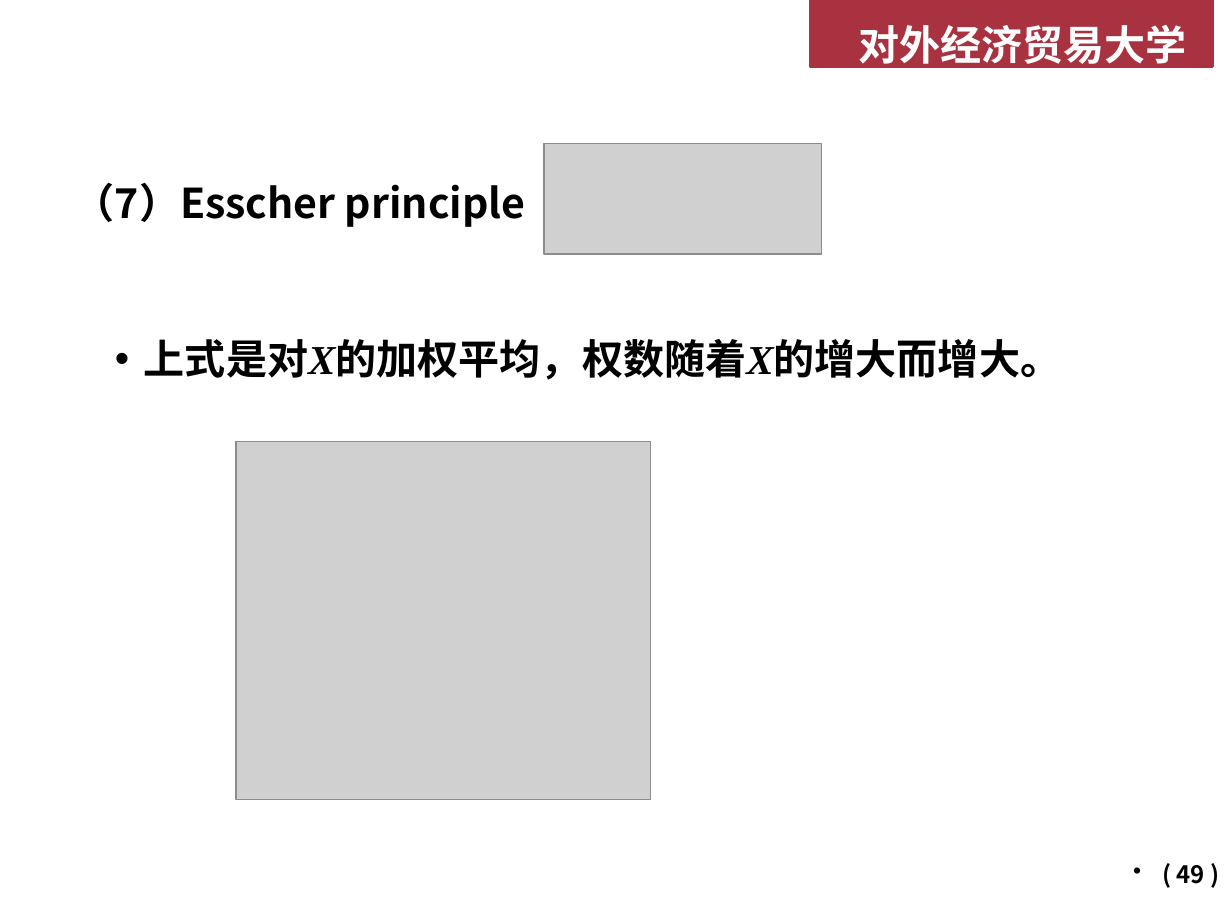
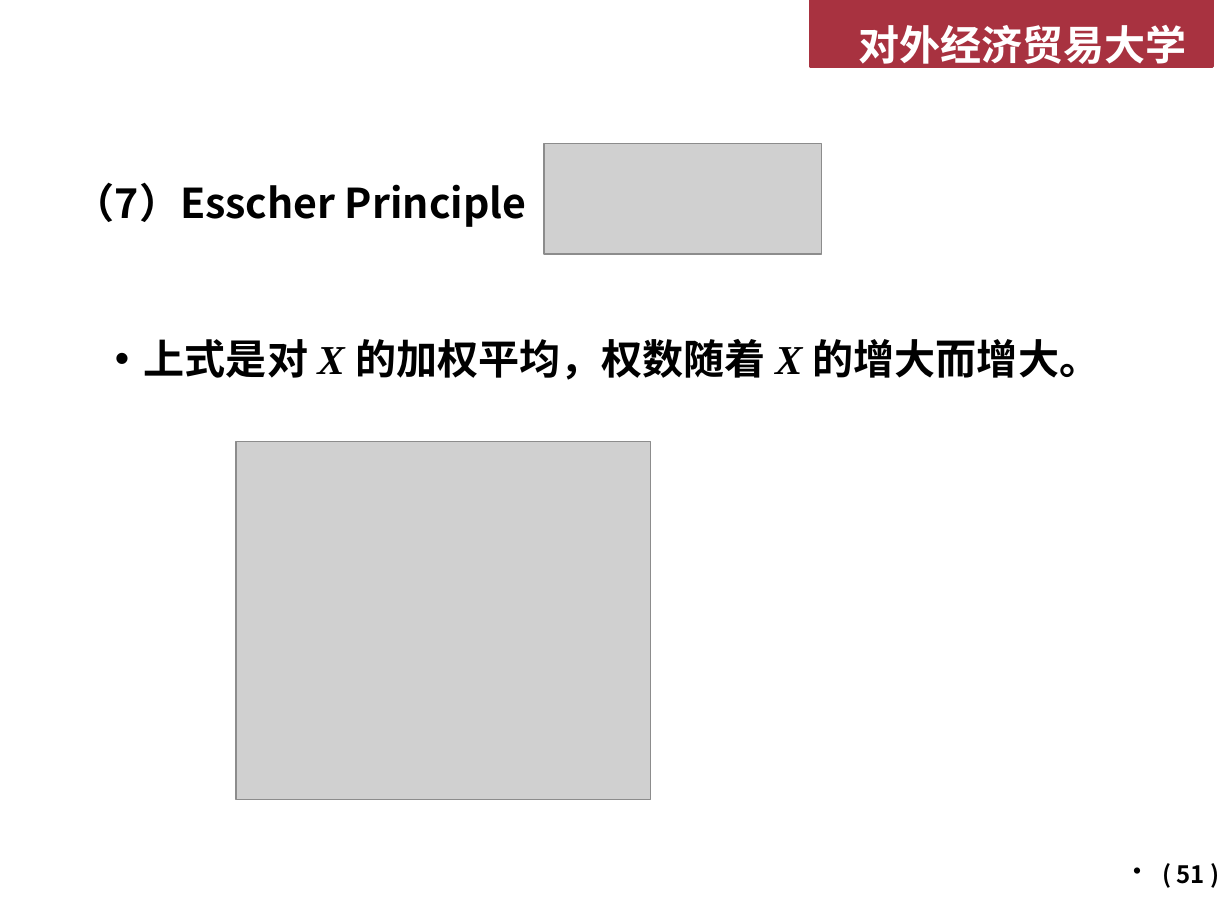
Before and after one commit to lizhengxiao/Non-life-Insurance-Actuarial-Science, a slide deck: slide 51 of Lectures/Week 2 - 风险度量基础.pptx (slide 49 before the commit). Drawn at 1232x924 pixels with LibreOffice and Linux fonts; fonts in the diff are those of the drawing; grey boxes stand for pictures; background and template pictures are left out. Boxes give left, top, right and bottom in pixels: in the first picture for what was removed or moved away, otherwise in the second. Text is boxed around its words. In the diff, an @@ line names an element or a change of style, - is before the commit and + after.

```diff
--- a/Lectures/Week 2 - 风险度量基础.pptx
+++ b/Lectures/Week 2 - 风险度量基础.pptx
@@ text at (x1=74, y1=182, x2=526, y2=227): text changed @@
-（7）Esscher principle
+（7）Esscher Principle
@@ text at (x1=144, y1=339, x2=1100, y2=380): spaces changed @@
-• 上式是对X的加权平均，权数随着X的增大而增大。
+• 上式是对 X 的加权平均，权数随着 X 的增大而增大。
@@ page number at (x1=1177, y1=865, x2=1205, y2=884): text changed @@
-( 49 )
+( 51 )
```
Also in this commit, not shown: 11 other slides changed, 1 slide added, 1 other file.
